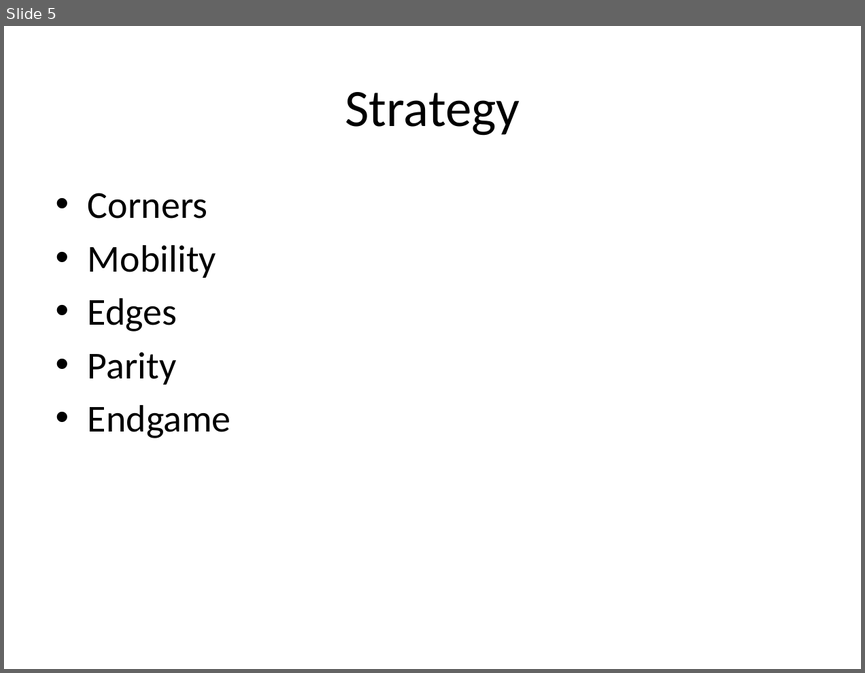
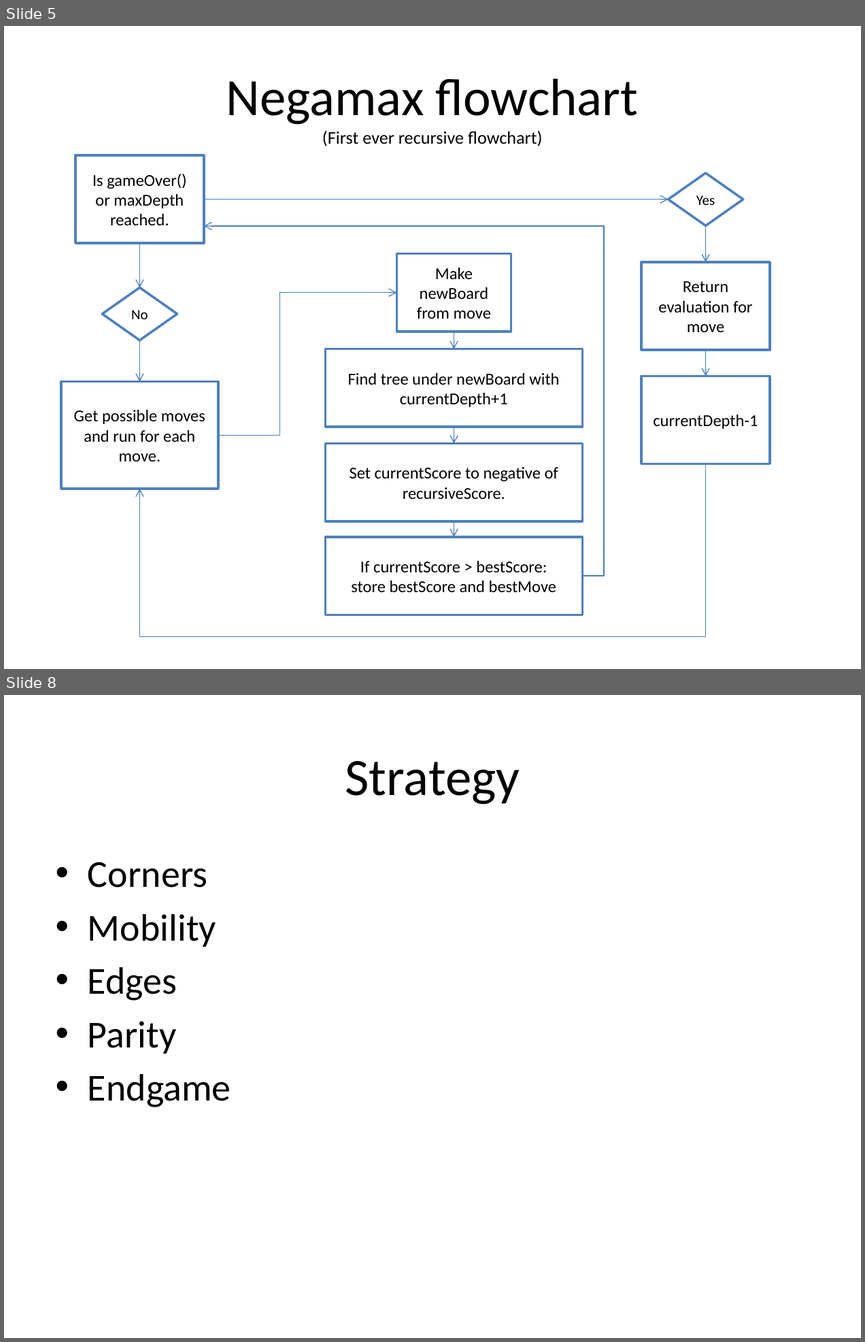
Before and after one commit to baekdahl/hyggekaffe, a slide deck: Reversi slides/reversi.pptx. Shown one above the other, each under a label of ours: slide 5 before the commit, slides 5 and 8 after it; the slides between them are not shown. The pictures are 865x673 and 865x1342 pixels, drawn with LibreOffice and Linux fonts; fonts in the diff are those of the drawing. Boxes give left, top, right and bottom in pixels: in the first picture for what was removed or moved away, otherwise in the second. Text is boxed around its words. In the diff, an @@ line names an element or a change of style, - is before the commit and + after.

```diff
--- a/Reversi slides/reversi.pptx
+++ b/Reversi slides/reversi.pptx
@@ slide 5 added at box(4, 26, 861, 669), background #FFFFFF @@
@@ title added at box(226, 78, 638, 146), 15 pt, text #000000 @@
+Negamax flowchart
+(First ever recursive flowchart)
@@ rectangle added at box(75, 155, 204, 243), fill #FFFFFF, outline #4F81BD 2 pt, 14 pt, text #000000 @@
+Is gameOver() or maxDepth reached.
@@ diamond added at box(668, 172, 743, 225), fill #FFFFFF, outline #4F81BD 2 pt, 12 pt, text #000000 @@
+Yes
@@ arrow added from (204, 199) to (668, 199), #4B7EBC 0.75 pt @@
@@ elbow arrow added from (582, 575) to (204, 226), #4B7EBC 0.75 pt @@
@@ arrow added from (706, 226) to (706, 261), #4B7EBC 0.75 pt @@
@@ arrow added from (139, 243) to (139, 287), #4B7EBC 0.75 pt @@
@@ rectangle added at box(396, 253, 511, 331), fill #FFFFFF, outline #4F81BD 2 pt, 14 pt, text #000000 @@
+Make newBoard from move
@@ rectangle added at box(641, 261, 770, 349), fill #FFFFFF, outline #4F81BD 2 pt, 14 pt, text #000000 @@
+Return evaluation for move
@@ diamond added at box(103, 287, 178, 339), fill #FFFFFF, outline #4F81BD 2 pt, 12 pt, text #000000 @@
+No
@@ elbow arrow added from (218, 435) to (396, 293), #4B7EBC 0.75 pt @@
@@ arrow added from (454, 331) to (454, 349), #4B7EBC 0.75 pt @@
@@ arrow added from (139, 340) to (139, 382), #4B7EBC 0.75 pt @@
@@ rectangle added at box(325, 349, 582, 427), fill #FFFFFF, outline #4F81BD 2 pt, 14 pt, text #000000 @@
+Find tree under newBoard with currentDepth+1
@@ arrow added from (706, 350) to (706, 376), #4B7EBC 0.75 pt @@
@@ rectangle added at box(61, 382, 218, 488), fill #FFFFFF, outline #4F81BD 2 pt, 14 pt, text #000000 @@
+Get possible moves and run for each move.
@@ rectangle added at box(641, 376, 770, 463), fill #FFFFFF, outline #4F81BD 2 pt, 14 pt, text #000000 @@
+currentDepth-1
@@ arrow added from (454, 427) to (454, 444), #4B7EBC 0.75 pt @@
@@ rectangle added at box(325, 444, 582, 521), fill #FFFFFF, outline #4F81BD 2 pt, 14 pt, text #000000 @@
+Set currentScore to negative of recursiveScore.
@@ elbow arrow added from (706, 464) to (139, 488), #4B7EBC 0.75 pt @@
@@ arrow added from (454, 521) to (454, 537), #4B7EBC 0.75 pt @@
@@ rectangle added at box(325, 537, 582, 615), fill #FFFFFF, outline #4F81BD 2 pt, 14 pt, text #000000 @@
+If currentScore > bestScore:
+store bestScore and bestMove
@@ what was slide 5 is now slide 8 @@
```
Also in this commit, not shown: 4 slides changed, 3 other slides added, 1 slide removed.
